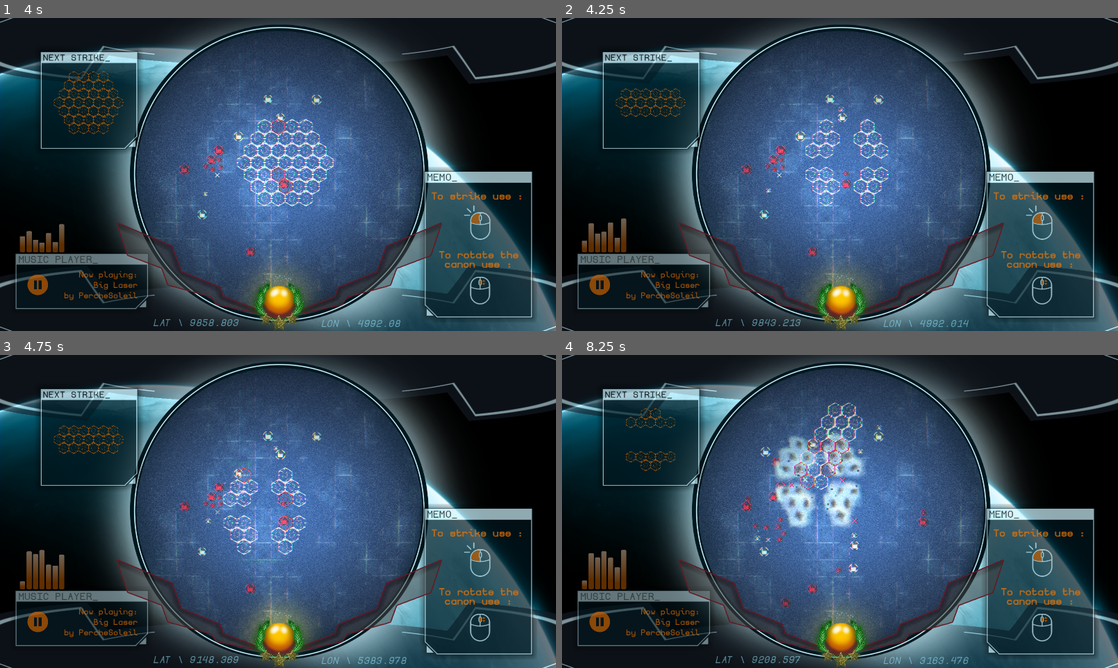
Above: before the commit, frames 1-4 (two rows, left to right).
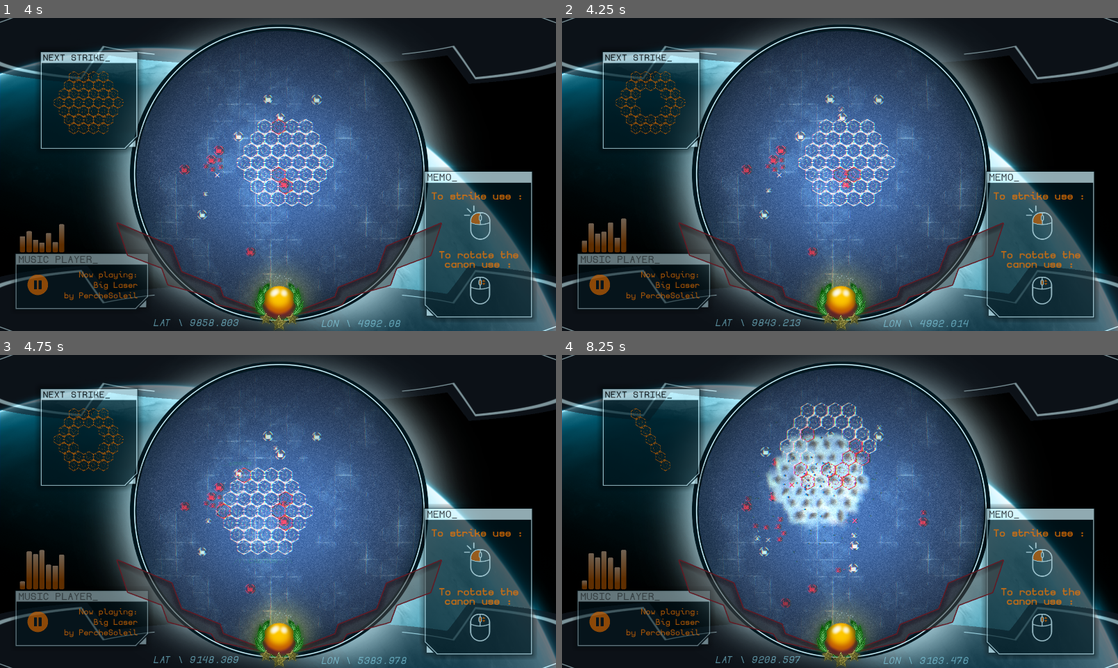
Above: after the commit, the same moments.

Repository: Rheyles/Semi-Surgical-Strike---GMTK2024
Game: Godot game, scene res://Scenes/Test/test.tscn
The game is run twice, just before and just after one commit, with the same random seed, the same clock (stepped at 60 frames per second) and the same inputs.
Inputs (mouse positions are in pixels of both pictures, inside the frame that each line leads up to):
- Up to frame 1 (4 s): click (278, 174) at 0.6 s; move the mouse to (283, 161) at 1.27 s; right-click (283, 161) at 1.35 s; move the mouse to (289, 174) at 2.02 s; tap Mouse wheel down (Rotate_Down) at 2.1 s; move the mouse to (300, 161) at 2.77 s; tap Mouse wheel up (Rotate_Up) at 2.85 s; move the mouse to (283, 161) at 3.52 s; click (283, 161) at 3.6 s
- Up to frame 2 (4.25 s): no input
- Up to frame 3 (4.75 s): move the mouse to (266, 511) at 4.27 s; right-click (266, 511) at 4.35 s
- Up to frame 4 (8.25 s): move the mouse to (806, 498) at 5.02 s; tap Mouse wheel down (Rotate_Down) at 5.1, 8.1 s; move the mouse to (806, 477) at 5.77 s; tap Mouse wheel up (Rotate_Up) at 5.85 s; move the mouse to (823, 489) at 6.52 s; click (823, 489) at 6.6 s; move the mouse to (840, 464) at 7.27 s; right-click (840, 464) at 7.35 s; move the mouse to (823, 442) at 8.02 s

Frame 1 is identical in both runs. In frame 2, 1.3% of the frame differs, in the area x 11-60%, y 16-61%; in frame 3, 1.3%; in frame 4, 4.0%, in the area x 11-61%, y 15-67%.

Commit message:
Mini push for the first shoot pattern

Diff:
--- a/Scenes/Canon/canon.gd
+++ b/Scenes/Canon/canon.gd
@@ -11,8 +11,8 @@
 
 var pattern_array = [
 	#[false,false,false,false,false,false,false,false,false,false,false,false,false,false,false,false,false,false,false,false,false,false,false,false,false,false,false,false,false,false,false,false,false,false,false,false,false]
-	#,[true,true,true,true,true,true,true,true,true,true,true,true,true,true,true,true,true,true,true,true,true,true,true,true,true,true,true,true,true,true,true,true,true,true,true,true,true]
-	[false,false,false,false,false,false,false,true,true,true,true,true,true,true,true,true,true,true,true,true,true,true,true,true,true,true,true,true,true,true,true,true,true,true,true,true,true]
+	[true,true,true,true,true,true,true,true,true,true,true,true,true,true,true,true,true,true,true,true,true,true,true,true,true,true,true,true,true,true,true,true,true,true,true,true,true]
+	,[false,false,false,false,false,false,false,true,true,true,true,true,true,true,true,true,true,true,true,true,true,true,true,true,true,true,true,true,true,true,true,true,true,true,true,true,true]
 	,[true,false,true,false,false,false,true,false,false,false,false,false,false,false,false,true,false,true,false,false,false,false,false,false,false,false,false,false,false,false,false,false,true,false,false,true,false]
 	,[false, false, false, false, false, false, false, false, true, true, true, true, false, false, true, true, false, true, true, false, true, true, true, true, true, true, false, true, true, false, false, true, true, false, false, true, true]
 	,[true, true, true, true, true, true, true, true, true, true, true, true, true, false, false, false, false, false, false, true, true, true, false, false, true, true, true, false, false, false, false, false, false, false, false, false, false]
@@ -36,8 +36,8 @@
 var reload_timer: float = 0
 
 var last_pattern_index: int = 0
-var current_pattern_index: int = 1
-var next_pattern_index: int = 2
+var current_pattern_index: int = 0
+var next_pattern_index: int = 0
 
 var click_buffer : bool = false
 
@@ -139,7 +139,7 @@
 	last_pattern_index = current_pattern_index
 	next_pattern_index += 1
 	if next_pattern_index > pattern_array.size()-1:
-		next_pattern_index = 0
+		next_pattern_index = 1
 
 	for hex in canonNode_array.size():
 		next_pattern_visual.canonNode_array[hex].visible = pattern_array[next_pattern_index][hex]
